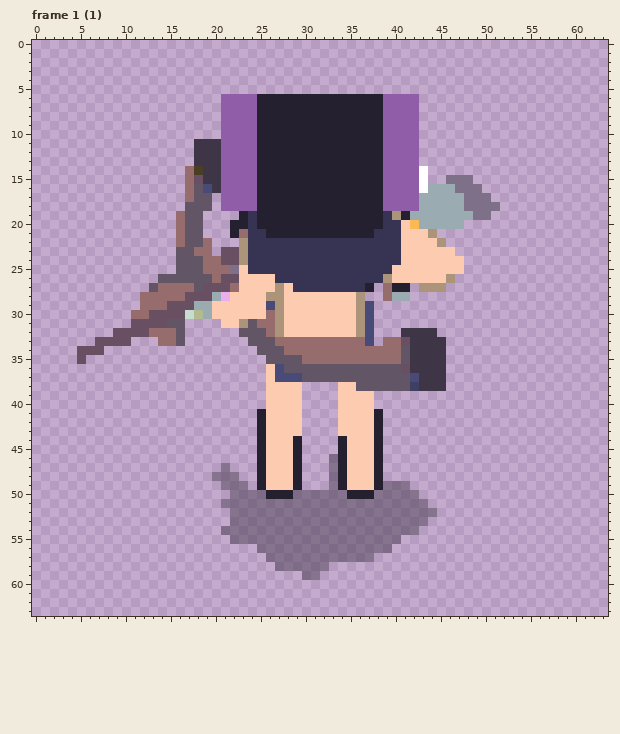
Two states of a pixel-art file, resources/asesprite/Sprites64.aseprite. Above: the version before the commit.
64x64 pixels, 153 frames. Shown: frame 1 (1). The commit also changed other frames, which this record leaves out.
New version:
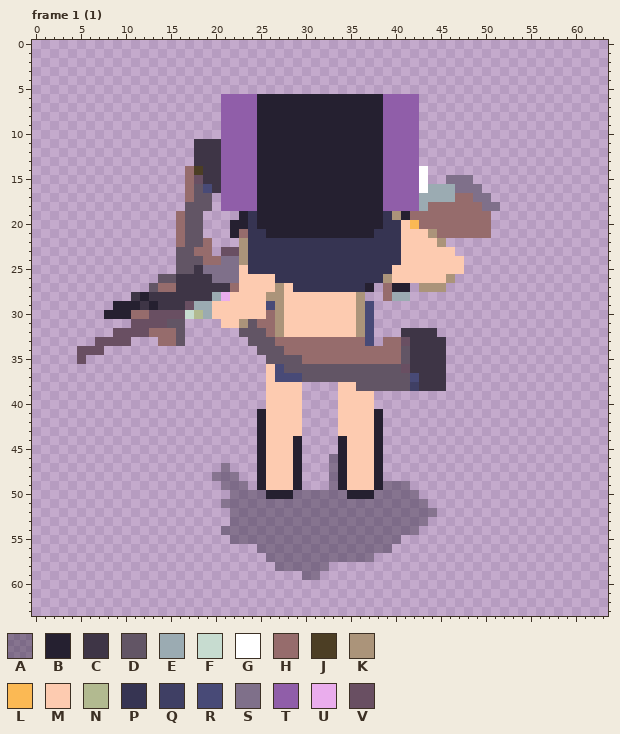
Palette (. is transparent): A #25203064  B #252030  C #3e3546  D #625565  E #9babb2  F #c7dcd0  G #ffffff  H #966c6c  J #4c3e24  K #ab947a  L #fbb954  M #fdcbb0  N #b2ba90  P #363452  Q #3f3f64  R #484a77  S #7f708a  T #905ea9  U #eaaded  V #694f62
Difference:
layer "Weapons/Ak47" added
Frame 1 (1), layer "Weapons/Ak47":
y 17: x 47..48 ES -> HH
y 18: x 44..49 EEEESS -> HHHHHH
y 19: x 42..50 EEEEEEESS -> HHHHHHHHH
y 20: x 43..50 EEEEE... -> HHHHHHHH
y 21: x 45..50 ...... -> HHHHHH
y 24: x 21..22 VV -> SS
y 25: x 18..21 DHHH -> CSSS
y 26: x 16..22 DDDDHVV -> CCCCSSS
y 27: x 16..21 HHDVVV -> CCCCCC
y 28: x 11..19 .HHHHHVVV -> CBCCCCCCC
y 29: x 9..16 ...HHHVV -> BBBCBCCC
y 30: x 8..10 ... -> BBB
Pixel boxes of the changes (left, top, right, bottom) in both pictures:
changed: (410, 193, 491, 238)
changed: (104, 256, 239, 319)
